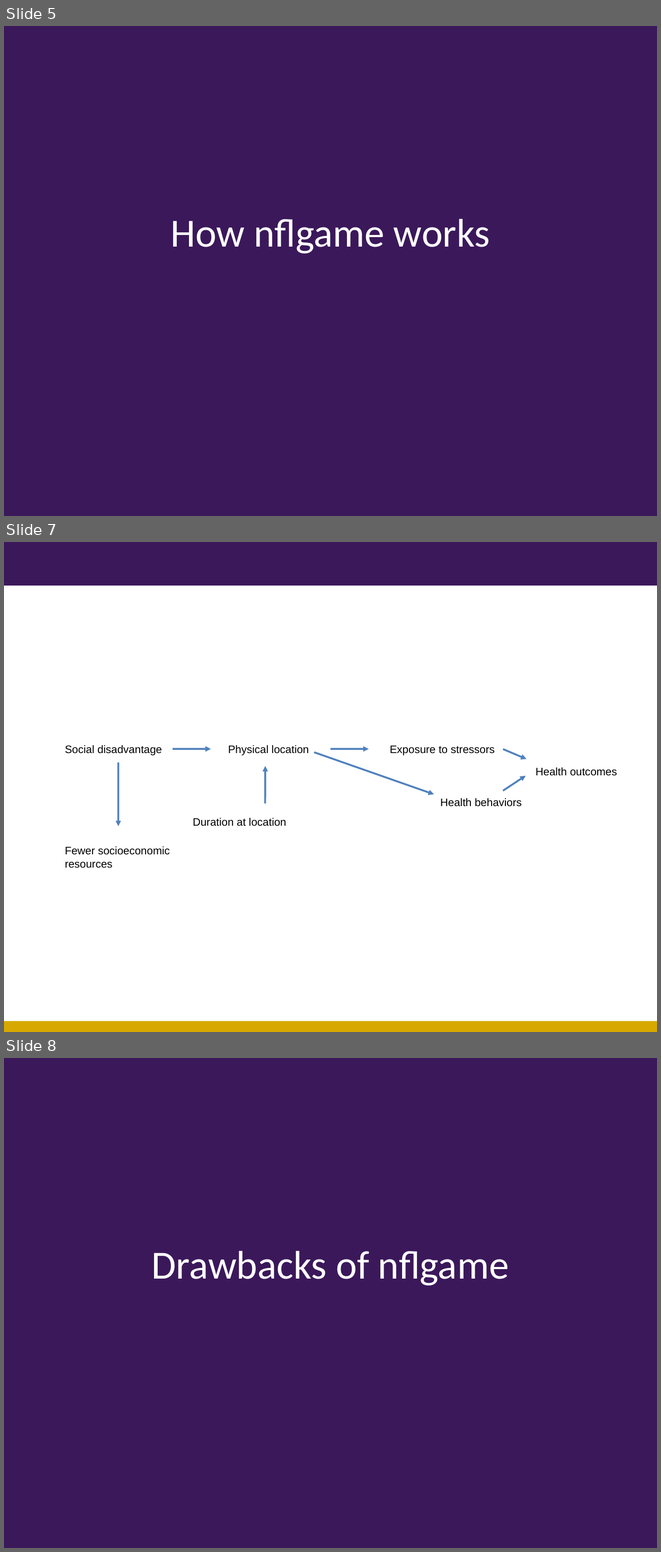
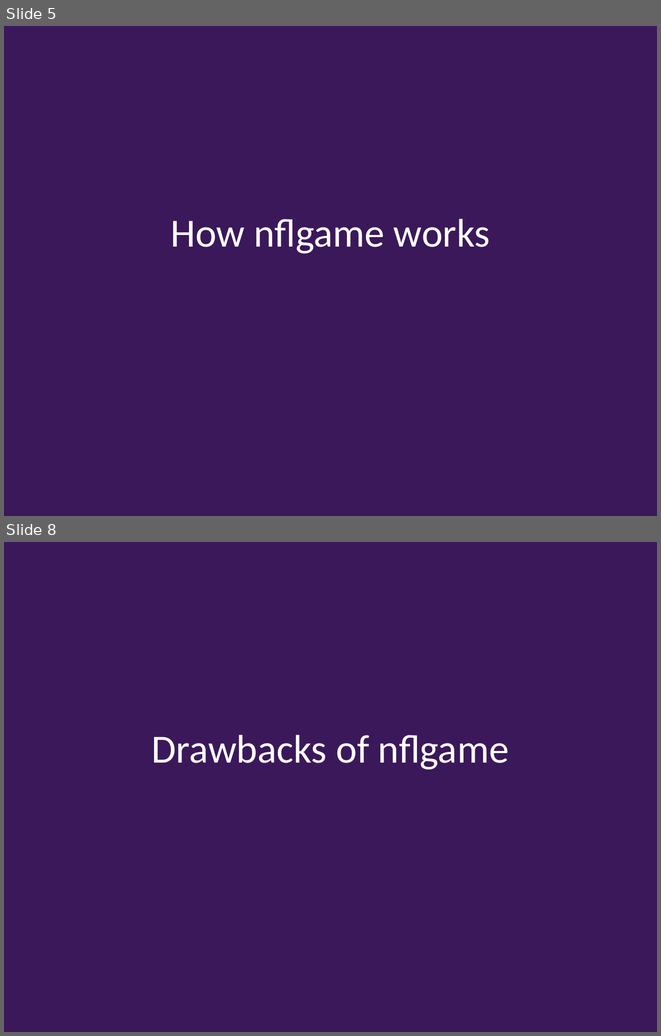
Before and after one commit to kpolimis/nfl-combine-evaluation, a slide deck: nflPP-CSE599-TechnologyReview.ppt. Shown one above the other, each under a label of ours: slides 5, 7 and 8 before the commit, slides 5 and 8 after it; the slides between them are not shown. The pictures are 661x1552 and 661x1036 pixels, drawn with LibreOffice and Linux fonts; fonts in the diff are those of the drawing; background and template pictures are left out. Boxes give left, top, right and bottom in pixels: in the first picture for what was removed or moved away, otherwise in the second. Text is boxed around its words. In the diff, an @@ line names an element or a change of style, - is before the commit and + after.

```diff
--- a/nflPP-CSE599-TechnologyReview.ppt
+++ b/nflPP-CSE599-TechnologyReview.ppt
@@ slide 7 removed at (x1=4, y1=542, x2=657, y2=1032), background #FFFFFF @@
@@ rectangle removed at (x1=4, y1=542, x2=657, y2=586) @@
@@ text removed at (x1=65, y1=745, x2=162, y2=756) @@
-Social disadvantage
@@ text removed at (x1=228, y1=745, x2=309, y2=756) @@
-Physical location
@@ text removed at (x1=390, y1=746, x2=495, y2=756) @@
-Exposure to stressors
@@ arrow removed from (118, 762) to (118, 826) @@
@@ arrow removed from (173, 749) to (211, 749) @@
@@ arrow removed from (314, 752) to (434, 794) @@
@@ arrow removed from (330, 749) to (368, 749) @@
@@ arrow removed from (503, 749) to (527, 759) @@
@@ arrow removed from (265, 803) to (265, 766) @@
@@ arrow removed from (503, 791) to (526, 776) @@
@@ text removed at (x1=536, y1=767, x2=617, y2=776) @@
-Health outcomes
@@ text removed at (x1=440, y1=798, x2=522, y2=806) @@
-Health behaviors
@@ text removed at (x1=193, y1=818, x2=286, y2=826) @@
-Duration at location
@@ text removed at (x1=65, y1=846, x2=170, y2=868) @@
-Fewer socioeconomic resources
@@ rectangle removed at (x1=4, y1=1021, x2=657, y2=1032) @@
```
Also in this commit, not shown: 2 slides added, 1 other slide removed.
